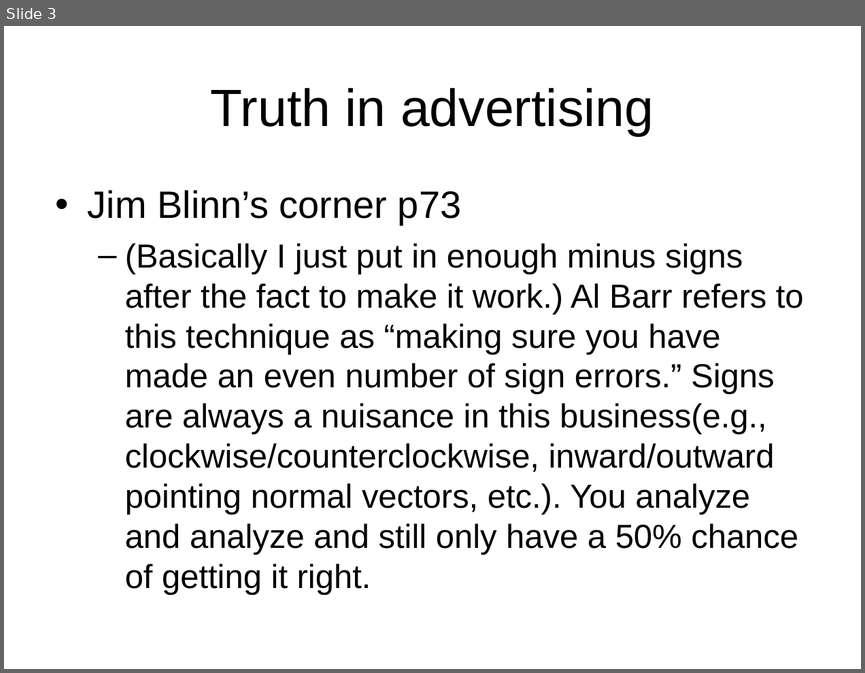
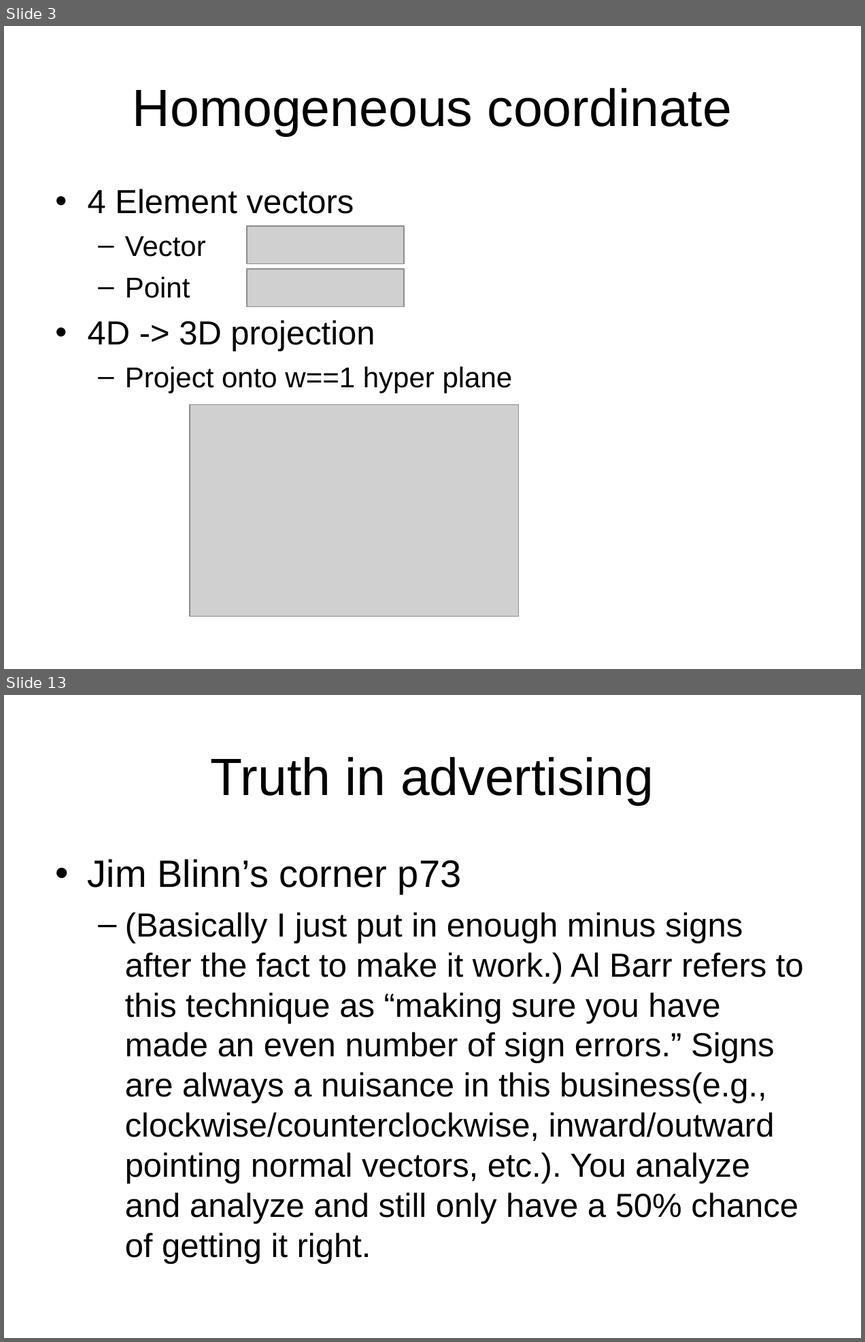
Before and after one commit to ianslayer/gpu_course, a slide deck: course3/Course3.ppt. Shown one above the other, each under a label of ours: slide 3 before the commit, slides 3 and 13 after it; the slides between them are not shown. The pictures are 865x673 and 865x1342 pixels, drawn with LibreOffice and Linux fonts; fonts in the diff are those of the drawing; grey boxes stand for pictures. Boxes give left, top, right and bottom in pixels: in the first picture for what was removed or moved away, otherwise in the second. Text is boxed around its words. In the diff, an @@ line names an element or a change of style, - is before the commit and + after.

```diff
--- a/course3/Course3.ppt
+++ b/course3/Course3.ppt
@@ slide 3 added at (x1=4, y1=26, x2=861, y2=669), background #FFFFFF @@
@@ title added at (x1=133, y1=88, x2=732, y2=136), 44 pt, text #000000 @@
+Homogeneous coordinate
@@ text added at (x1=88, y1=189, x2=513, y2=393), 24 pt, text #000000 @@
+• 4 Element vectors
+  – Vector
+  – Point
+• 4D -> 3D projection
+  – Project onto w==1 hyper plane
@@ picture added at (x1=247, y1=226, x2=403, y2=263) @@
@@ picture added at (x1=247, y1=269, x2=403, y2=306) @@
@@ picture added at (x1=190, y1=405, x2=519, y2=616) @@
@@ what was slide 3 is now slide 13 @@
```
Also in this commit, not shown: 2 slides changed, 12 other slides added, 2 slides removed, 15 other files.
